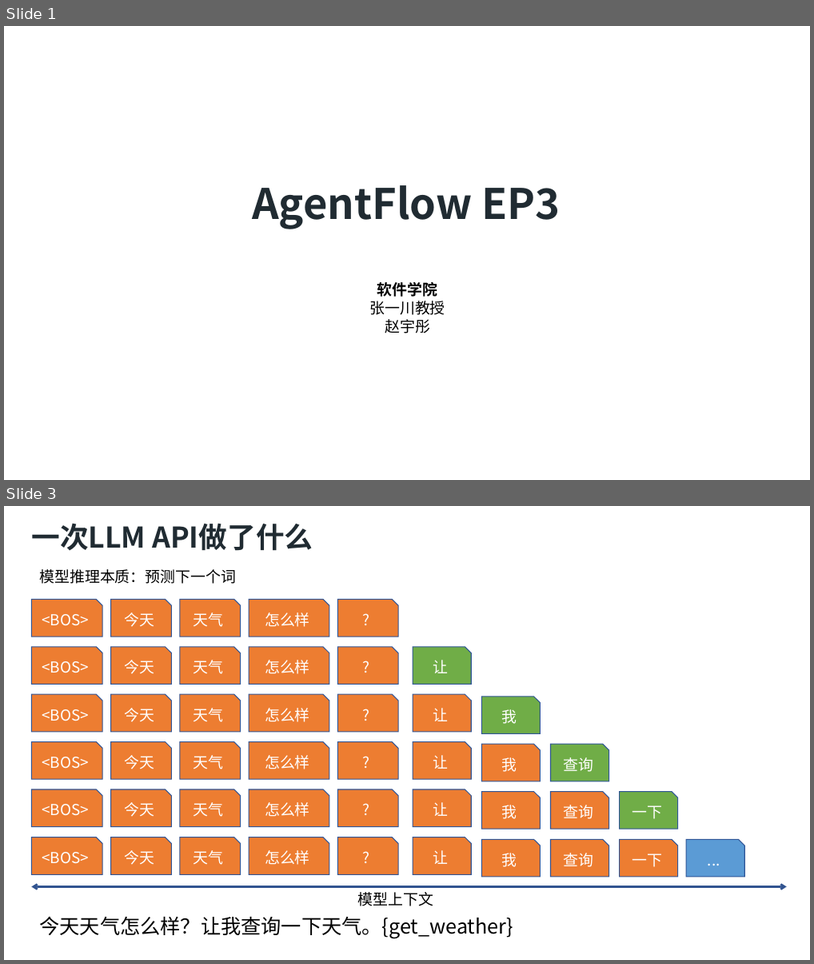
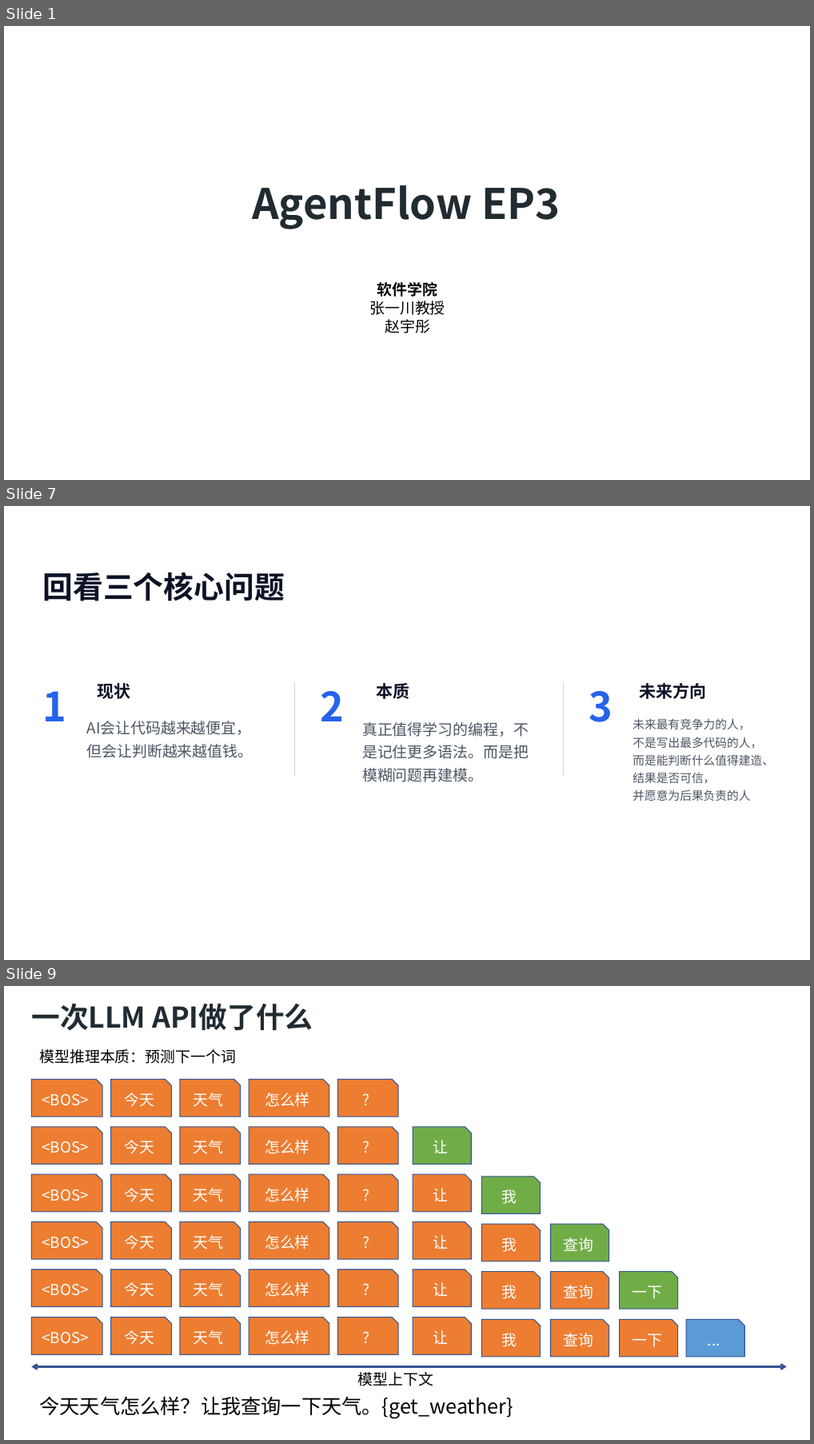
Before and after one commit to SCPZ24/AgentFlow-Salon, a slide deck: PPTs/EP3/Meeting03.pptx. Shown one above the other, each under a label of ours: slides 1 and 3 before the commit, slides 1, 7 and 9 after it; the slides between them are not shown. The pictures are 814x964 and 814x1444 pixels, drawn with LibreOffice and Linux fonts; fonts in the diff are those of the drawing; background and template pictures are left out. Boxes give left, top, right and bottom in pixels: in the first picture for what was removed or moved away, otherwise in the second. Text is boxed around its words. In the diff, an @@ line names an element or a change of style, - is before the commit and + after.

```diff
--- a/PPTs/EP3/Meeting03.pptx
+++ b/PPTs/EP3/Meeting03.pptx
@@ slide 7 added at (4,506,810,960), background #FFFFFF @@
@@ text added at (43,572,285,601), 36 pt, text #0D1326, bold @@
+回看三个核心问题
@@ text added at (43,691,67,721), 48 pt, text #2563EB, bold @@
+1
@@ text added at (98,683,131,699), 20 pt, text #0D1326, bold @@
+现状
@@ line added from (295, 683) to (295, 775), #D1D5DB 1 pt @@
@@ text added at (320,691,344,721), 48 pt, text #2563EB, bold @@
+2
@@ text added at (377,683,410,699), 20 pt, text #0D1326, bold @@
+本质
@@ line added from (563, 683) to (563, 775), #D1D5DB 1 pt @@
@@ text added at (589,691,613,722), 48 pt, text #2563EB, bold @@
+3
@@ text added at (639,683,706,699), 20 pt, text #0D1326, bold @@
+未来方向
@@ text added at (87,720,254,758), 18 pt, text #4B5563 @@
+AI会让代码越来越便宜，但会让判断越来越值钱。
@@ text added at (633,718,774,800), 14 pt, text #4B5563 @@
+未来最有竞争力的人，
+不是写出最多代码的人，
+而是能判断什么值得建造、
+结果是否可信，
+并愿意为后果负责的人
@@ text added at (362,722,529,782), 18 pt, text #4B5563 @@
+真正值得学习的编程，不是记住更多语法。而是把模糊问题再建模。
@@ what was slide 3 is now slide 9 @@
```
Also in this commit, not shown: 3 slides changed, 6 other slides added, 16 other files.
